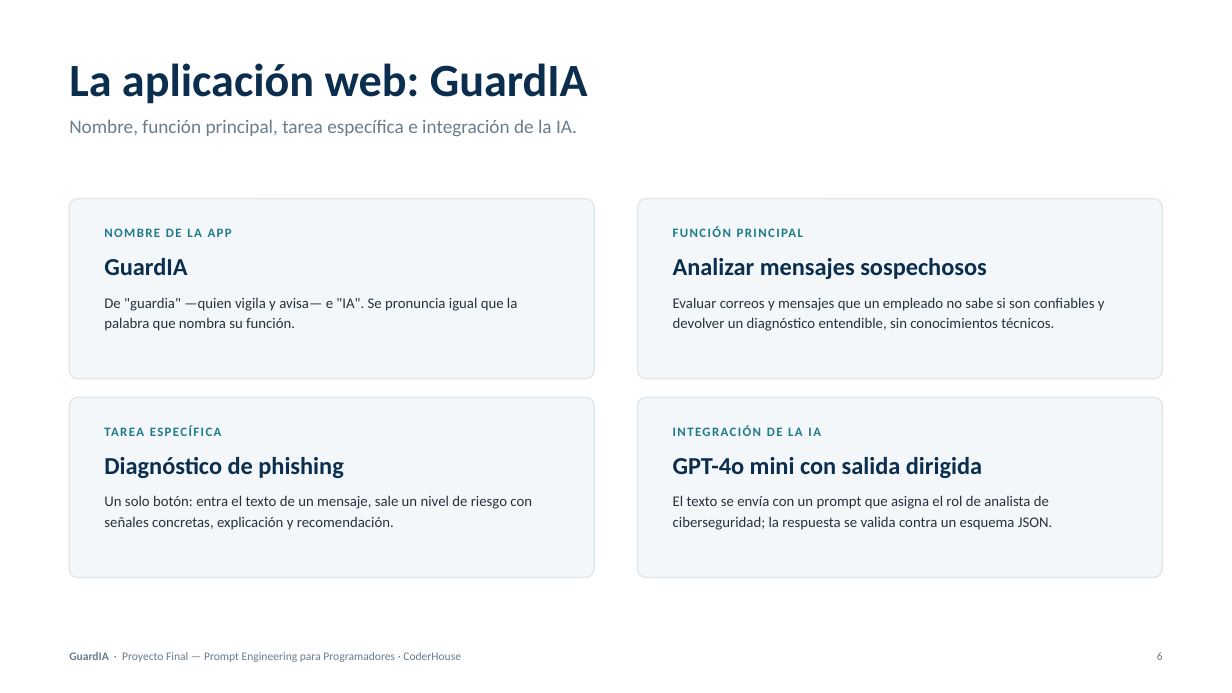
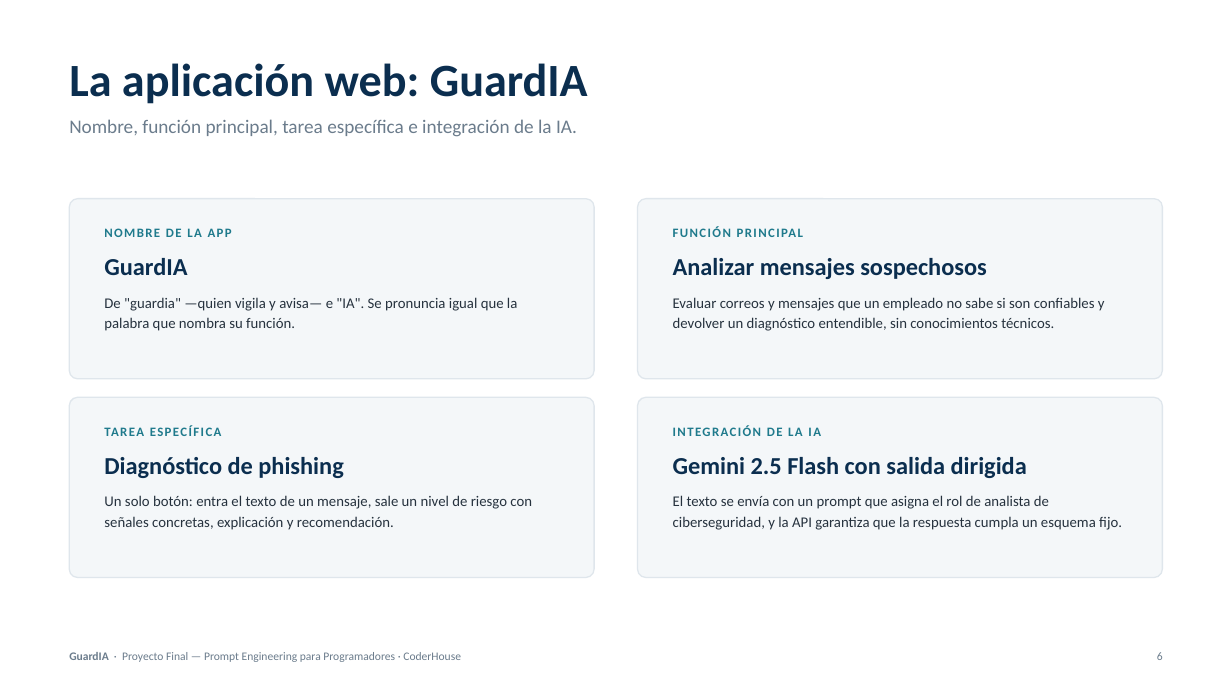
Before and after one commit to cubi20/guardia, a slide deck: slide 6 of docs/GuardIA-ProyectoFinal-IdoyagaMolina.pptx. Drawn at 1232x693 pixels with LibreOffice and Linux fonts; fonts in the diff are those of the drawing. Boxes give left, top, right and bottom in pixels: in the first picture for what was removed or moved away, otherwise in the second. Text is boxed around its words. In the diff, an @@ line names an element or a change of style, - is before the commit and + after.

```diff
--- a/docs/GuardIA-ProyectoFinal-IdoyagaMolina.pptx
+++ b/docs/GuardIA-ProyectoFinal-IdoyagaMolina.pptx
@@ text at (673, 457, 1027, 478): text changed @@
-GPT-4o mini con salida dirigida
+Gemini 2.5 Flash con salida dirigida
@@ text at (673, 495, 1122, 530): text changed @@
-El texto se envía con un prompt que asigna el rol de analista de ciberseguridad; la respuesta se valida contra un esquema JSON.
+El texto se envía con un prompt que asigna el rol de analista de ciberseguridad, y la API garantiza que la respuesta cumpla un esquema fijo.
```
Also in this commit, not shown: 5 other slides changed, 2 slides added, 1 slide removed, 16 other files.
